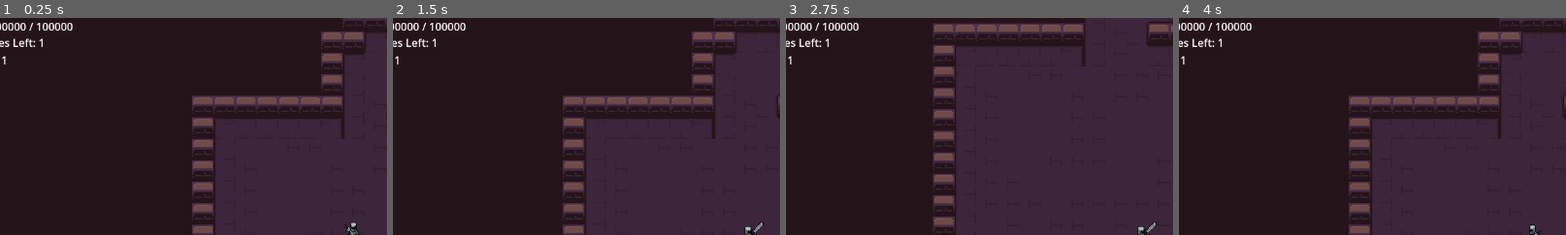
Above: before the commit, frames 1-4 (left to right).
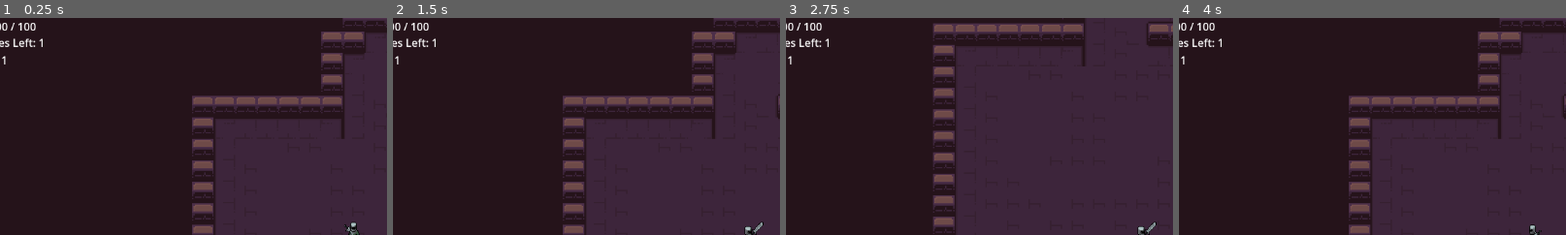
Above: after the commit, the same moments.

Repository: hongkhy-kong/DungeonNoDragon
Game: Godot game, scene res://Map/level_cave.tscn
Two runs of this game, one before a commit and one after it. Both use one fixed random seed, a clock stepped at 60 frames per second and the inputs below.
Inputs:
- Up to frame 1 (0.25 s): no input
- Up to frame 2 (1.5 s): tap Enter at 0.5 s; hold Right (ui_right) 0.53-1.28 s; tap Space (attack) at 0.6, 1.25, 1.35 s; hold Down (ui_down) from 1.28 s (still down)
- Up to frame 3 (2.75 s): release Down (ui_down) at 2.03 s; hold Right (ui_right) from 2.03 s (still down); tap Space (attack) at 2.1 s
- Up to frame 4 (4 s): tap Enter at 2.75 s; release Right (ui_right) at 2.78 s; hold Up (ui_up) 2.78-3.53 s; tap Space (attack) at 2.85, 3.6 s; hold Left (ui_left) from 3.53 s (still down)
The pictures show only the part of the screen within x 4-54%, y 0-50%; the shares and areas given below are measured in that part.

The runs differ from the first frame. In frame 1, 0.4% of the frame differs, in the area x 2-19%, y 2-6%; in frame 2, 0.4%; in frame 3, 0.4%; in frame 4, 0.4%.

Commit message:
Add boss & The Death and Restart menu

Diff:
--- a/Map/level_cave.gd
+++ b/Map/level_cave.gd
@@ -32,6 +32,11 @@
 @onready var hp_label = $CanvasLayer/HPLabel
 @onready var enemy_label = $CanvasLayer/EnemyLabel
 @onready var floor_label = $CanvasLayer/FloorLabel
+@onready var death_label = $CanvasLayer/DeathLabel
+
+@onready var game_over_panel = $CanvasLayer/GameOverPanel
+@onready var restart_button = $CanvasLayer/GameOverPanel/VBoxContainer/RestartButton
+@onready var hub_button = $CanvasLayer/GameOverPanel/VBoxContainer/HubButton
 
 # ======================================================
 # VARIABLES
@@ -98,6 +103,10 @@
 	update_floor_label()
 
 	generate_dungeon()
+
+	game_over_panel.visible = false
+	restart_button.pressed.connect(_on_restart_pressed)
+	hub_button.pressed.connect(_on_hub_pressed)
 
 # ======================================================
 # NEXT FLOOR
@@ -432,3 +441,15 @@
 func update_floor_label():
 
 	floor_label.text = "Floor : " + str(current_floor)
+
+func show_game_over():
+
+	game_over_panel.visible = true
+
+func _on_restart_pressed():
+
+	get_tree().reload_current_scene()
+
+func _on_hub_pressed():
+
+	get_tree().change_scene_to_file("res://main_menu.tscn")
--- a/Map/level_cave.tscn
+++ b/Map/level_cave.tscn
@@ -426,3 +426,30 @@
 offset_right = 53.0
 offset_bottom = 74.0
 text = "Level"
+
+[node name="GameOverPanel" type="Label" parent="CanvasLayer" unique_id=2026595536]
+offset_left = 570.0
+offset_top = 294.0
+offset_right = 623.0
+offset_bottom = 317.0
+
+[node name="VBoxContainer" type="VBoxContainer" parent="CanvasLayer/GameOverPanel" unique_id=300897938]
+layout_mode = 0
+offset_left = -14.0
+offset_top = -23.0
+offset_right = 170.0
+offset_bottom = 122.0
+
+[node name="DeathLabel" type="Label" parent="CanvasLayer/GameOverPanel/VBoxContainer" unique_id=1409038382]
+layout_mode = 2
+text = "====================
+             YOU DIED
+===================="
+
+[node name="RestartButton" type="Button" parent="CanvasLayer/GameOverPanel/VBoxContainer" unique_id=1660091577]
+layout_mode = 2
+text = "Restart"
+
+[node name="HubButton" type="Button" parent="CanvasLayer/GameOverPanel/VBoxContainer" unique_id=862752647]
+layout_mode = 2
+text = "Return Spawn"
--- a/Scence/main_menu.gd
+++ b/Scence/main_menu.gd
@@ -13,3 +13,8 @@
 
 func _on_exit_pressed():
 	get_tree().quit()
+
+
+func _on_hub_pressed():
+
+	get_tree().change_scene_to_file("res://Scenes/main_menu.tscn")
--- a/Scence/mobs/player.gd
+++ b/Scence/mobs/player.gd
@@ -4,7 +4,7 @@
 
 
 @export var speed := 120.0
-@export var max_health := 100000
+@export var max_health := 100
 @export var damage := 2500
 
 var health := max_health
@@ -205,4 +205,10 @@
 
 	print("PLAYER DIED")
 
-	queue_free()
+	get_parent().show_game_over()
+
+	hide()
+
+	set_physics_process(false)
+
+	$CollisionShape2D.set_deferred("disabled", true)
